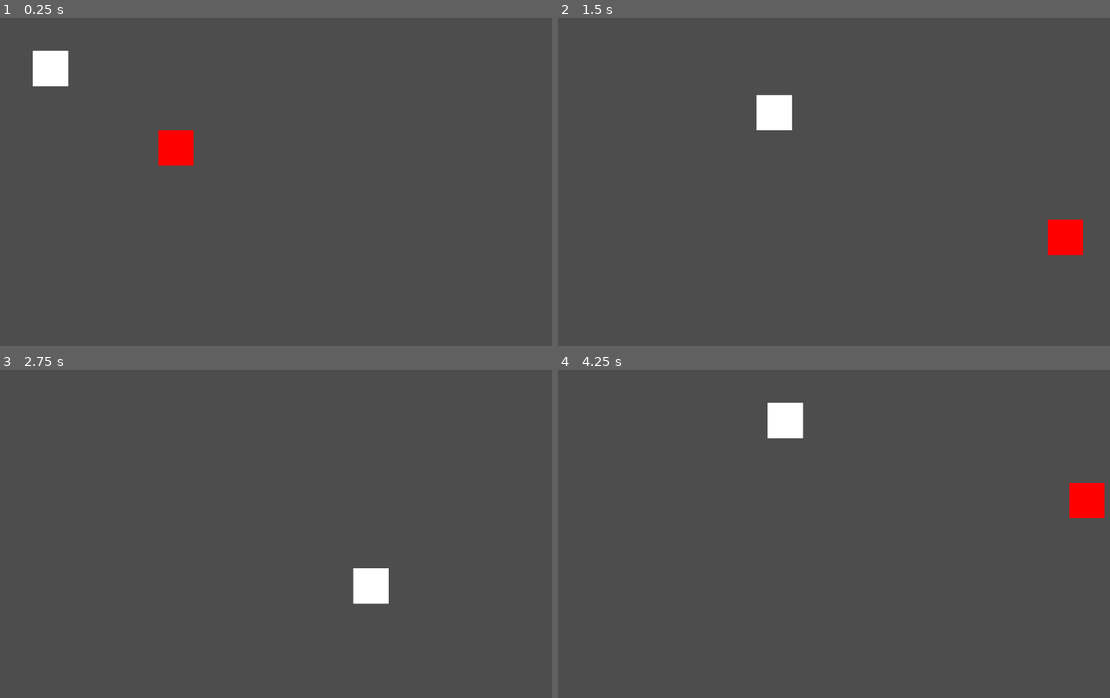
Above: before the commit, frames 1-4 (two rows, left to right).
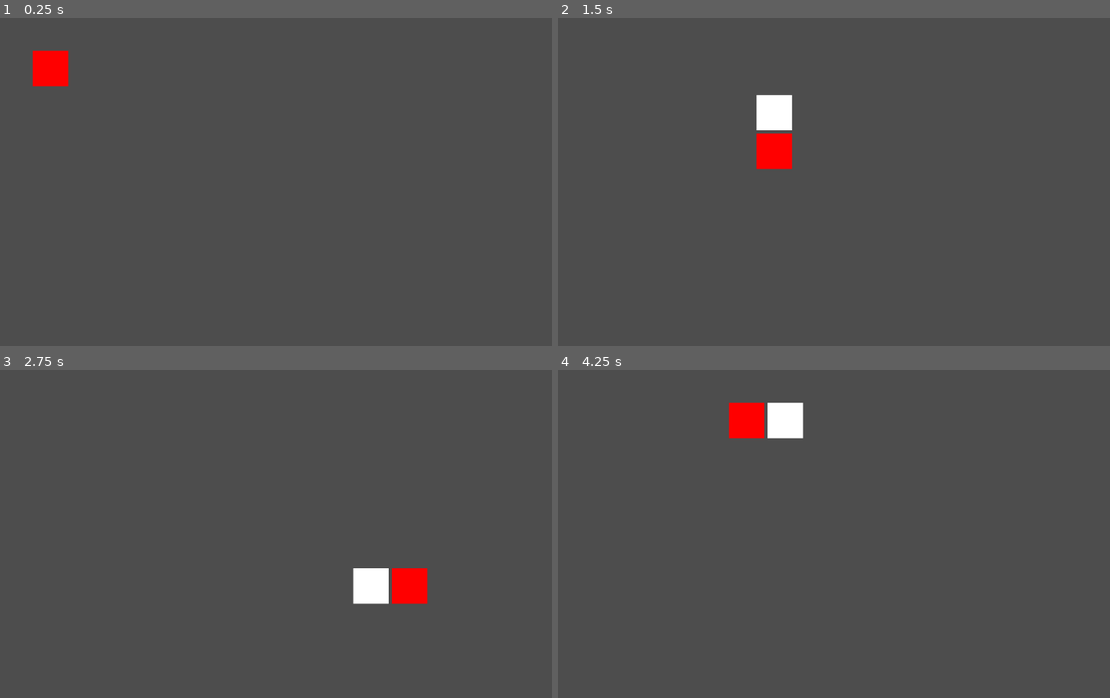
Above: after the commit, the same moments.

Repository: J-Abitria/2025-crimson-game-jam
Game: Godot game, scene res://PartyRoom.tscn
Two runs of this game, one before a commit and one after it. Both use one fixed random seed, a clock stepped at 60 frames per second and the inputs below.
Inputs:
- Up to frame 1 (0.25 s): no input
- Up to frame 2 (1.5 s): tap Enter at 0.5 s; hold D (moveRight) 0.53-1.28 s; hold S (moveDown) from 1.28 s (still down)
- Up to frame 3 (2.75 s): release S (moveDown) at 2.03 s; hold D (moveRight) from 2.03 s (still down)
- Up to frame 4 (4.25 s): release D (moveRight) at 2.78 s; hold W (moveUp) 2.78-3.53 s; hold A (moveLeft) from 3.53 s (still down)

The runs differ from the first frame. In frame 1, 1.4% of the frame differs, in the area x 5-36%, y 9-46%; in frame 2, 1.4%; in frame 3, 0.7%; in frame 4, 1.4%.

Commit message:
Fixed interaction hitbox direction.

Diff:
--- a/2025-crimson-game-jam/Scripts/Player.gd
+++ b/2025-crimson-game-jam/Scripts/Player.gd
@@ -3,13 +3,14 @@
 enum MOVE_DIRECTION { LEFT, RIGHT, UP, DOWN }
 
 @export var speed: int = 400
-var screenSize
-var currentDirection: MOVE_DIRECTION = MOVE_DIRECTION.UP
+
+var currentDirection: MOVE_DIRECTION
 var interactionHitbox: Node2D
 
 func _ready():
-	screenSize = get_viewport_rect().size
+	currentDirection = MOVE_DIRECTION.UP
 	interactionHitbox = get_node("InteractionHitbox")
+	print("Interaction Hitbox Pos - X: %d Y: %d" % [interactionHitbox.position.x, interactionHitbox.position.y])
 
 func _input(event):
 	if event is InputEventKey and not event.echo and event.is_pressed():
@@ -30,18 +31,14 @@
 				print("No valid direction for this input.")
 
 func updateInteractionPosition():
-	match currentDirection:
-		MOVE_DIRECTION.UP:
-			interactionHitbox.position = Vector2(position.x, position.y - 1)
-		MOVE_DIRECTION.DOWN:
-			interactionHitbox.position = Vector2(position.x, position.y + 1)
-		MOVE_DIRECTION.LEFT:
-			interactionHitbox.position = Vector2(position.x - 1, position.y)
-		_:
-			interactionHitbox.position = Vector2(position.x + 1, position.y)
-
-func _process(_delta):
-	updateInteractionPosition()
+	if velocity.x < 0:
+		interactionHitbox.position = Vector2(-70, 0)
+	elif velocity.x > 0:
+		interactionHitbox.position = Vector2(70, 0)
+	elif velocity.y < 0:
+		interactionHitbox.position = Vector2(0, -70)
+	elif velocity.y > 0:
+		interactionHitbox.position = Vector2(0, 70)
 
 func _physics_process(_delta):
 	velocity = Vector2.ZERO
@@ -58,3 +55,5 @@
 	if velocity.length() > 0:
 		velocity = velocity.normalized() * speed
 		move_and_slide()
+
+	updateInteractionPosition()
